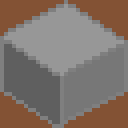
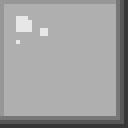
Comparing the layer stacks of the two w=128, h=128 images. Changes:
painted on "Stone" over (0, 0, 128, 128)
